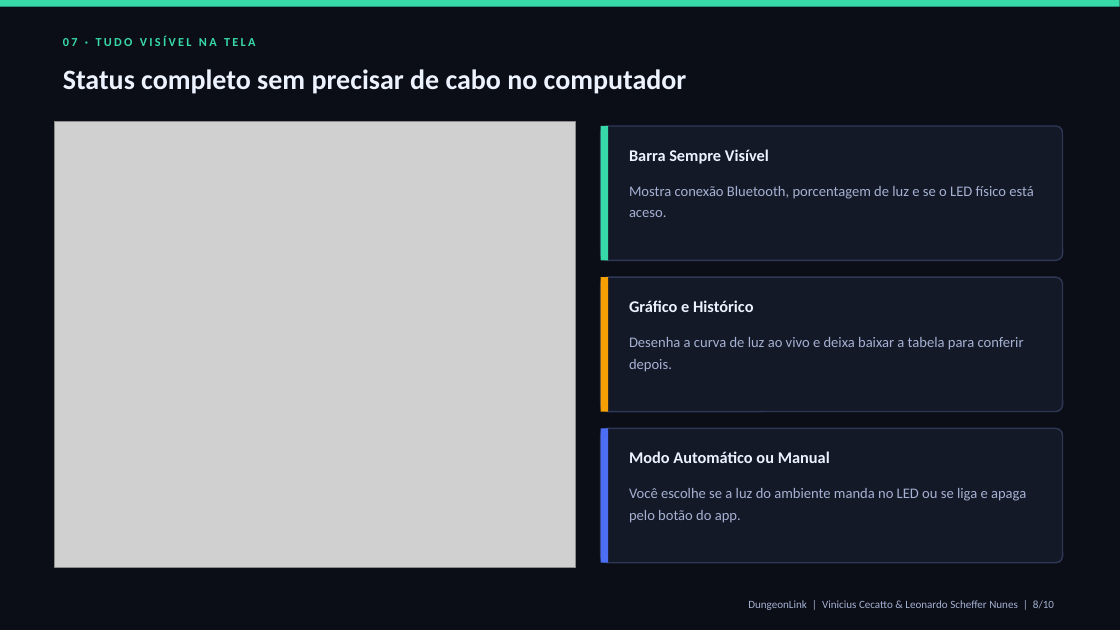
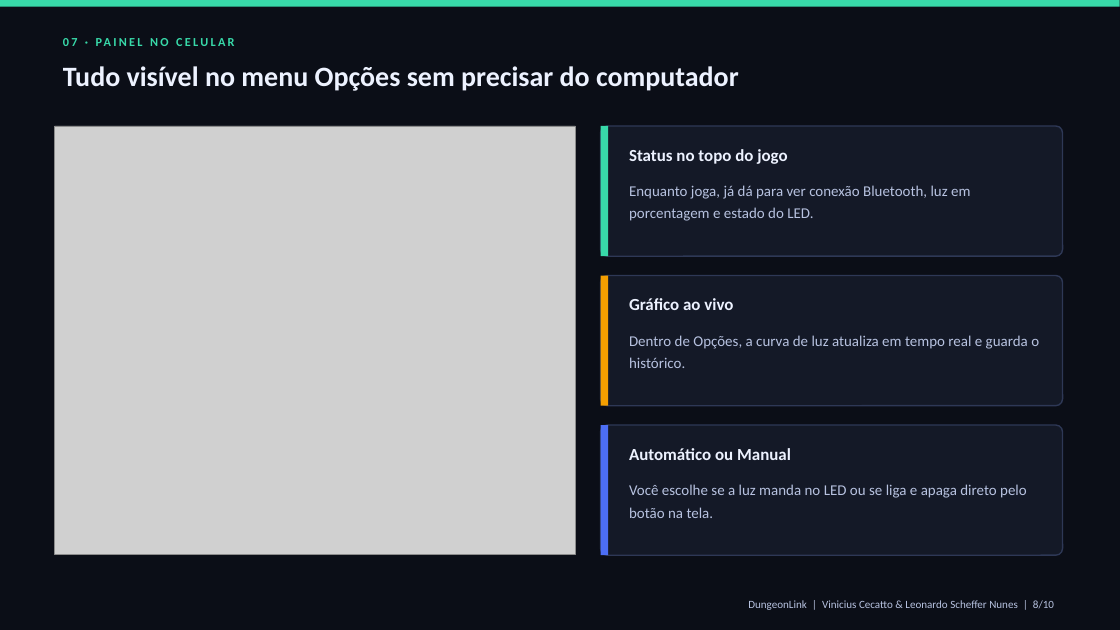
Before and after one commit to viniciusCecat/DungeonLink, a slide deck: slide 8 of docs/slides/pitch-dungeonlink.pptx. Drawn at 1120x630 pixels with LibreOffice and Linux fonts; fonts in the diff are those of the drawing; grey boxes stand for pictures. Boxes give left, top, right and bottom in pixels: in the first picture for what was removed or moved away, otherwise in the second. Text is boxed around its words. In the diff, an @@ line names an element or a change of style, - is before the commit and + after.

Commit message:
docs: rewrite pitch in natural direct tone with real bench photos, multiplayer CO-OP/X1 and remove external breadboard button

```diff
--- a/docs/slides/pitch-dungeonlink.pptx
+++ b/docs/slides/pitch-dungeonlink.pptx
@@ text at (63,36,256,46): text changed @@
-07 · TUDO VISÍVEL NA TELA
+07 · PAINEL NO CELULAR
@@ text at (63,66,739,91): text changed @@
-Status completo sem precisar de cabo no computador
+Tudo visível no menu Opções sem precisar do computador
@@ picture: place and size @@
-picture at (55,122,576,567)
+picture at (55,126,576,555)
@@ rounded rectangle: place and size @@
-rounded rectangle at (601,126,1063,260)
+rounded rectangle at (601,126,1063,256)
@@ rectangle: place and size @@
-rectangle at (601,126,608,260)
+rectangle at (601,126,608,256)
@@ text at (629,149,787,164): text changed; size 14 to 14.5 pt @@
-Barra Sempre Visível
+Status no topo do jogo
@@ text at (629,185,970,221): text changed; size 12.5 to 12.8 pt; text colour #A5B1D2 to #B7C2E0 @@
-Mostra conexão Bluetooth, porcentagem de luz e se o LED físico está aceso.
+Enquanto joga, já dá para ver conexão Bluetooth, luz em porcentagem e estado do LED.
@@ rounded rectangle: place and size @@
-rounded rectangle at (601,277,1063,412)
+rounded rectangle at (601,276,1063,406)
@@ rectangle: place and size @@
-rectangle at (601,277,608,412)
+rectangle at (601,276,608,406)
@@ text at (629,298,733,310): text changed; size 14 to 14.5 pt @@
-Gráfico e Histórico
+Gráfico ao vivo
@@ text at (629,335,1039,368): text changed; size 12.5 to 12.8 pt; text colour #A5B1D2 to #B7C2E0 @@
-Desenha a curva de luz ao vivo e deixa baixar a tabela para conferir depois.
+Dentro de Opções, a curva de luz atualiza em tempo real e guarda o histórico.
@@ proportions changed in 3 elements at (601,126,1063,256), (601,276,1063,406), (601,425,1063,555) @@
@@ rounded rectangle: place and size @@
-rounded rectangle at (601,429,1063,563)
+rounded rectangle at (601,425,1063,555)
@@ rectangle: place and size @@
-rectangle at (601,429,608,563)
+rectangle at (601,425,608,555)
@@ text at (629,448,791,460): text changed; size 14 to 14.5 pt @@
-Modo Automático ou Manual
+Automático ou Manual
@@ text at (629,484,1027,518): text changed; size 12.5 to 12.8 pt; text colour #A5B1D2 to #B7C2E0 @@
-Você escolhe se a luz do ambiente manda no LED ou se liga e apaga pelo botão do app.
+Você escolhe se a luz manda no LED ou se liga e apaga direto pelo botão na tela.
@@ text "DungeonLink | Vinicius Cecatto & ..." at (748,600,1054,610): text colour #A5B1D2 to #B7C2E0 @@
```
Also in this commit, not shown: 6 other slides changed, 3 slides added, 3 slides removed, 4 other files.
